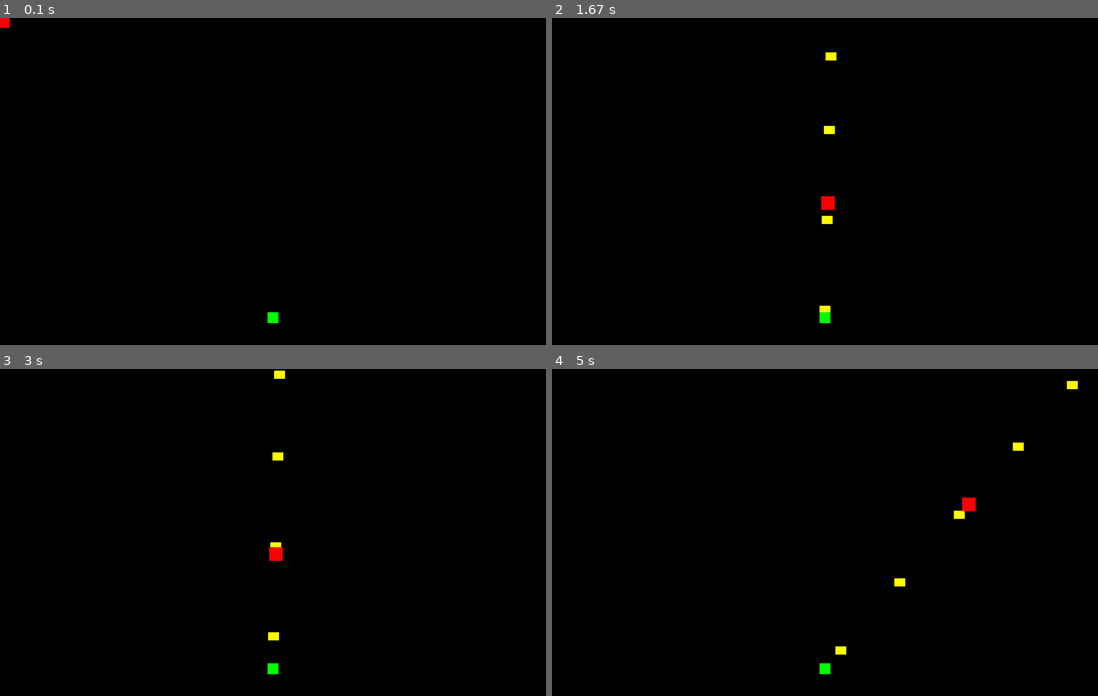
Above: before the commit, frames 1-4 (two rows, left to right).
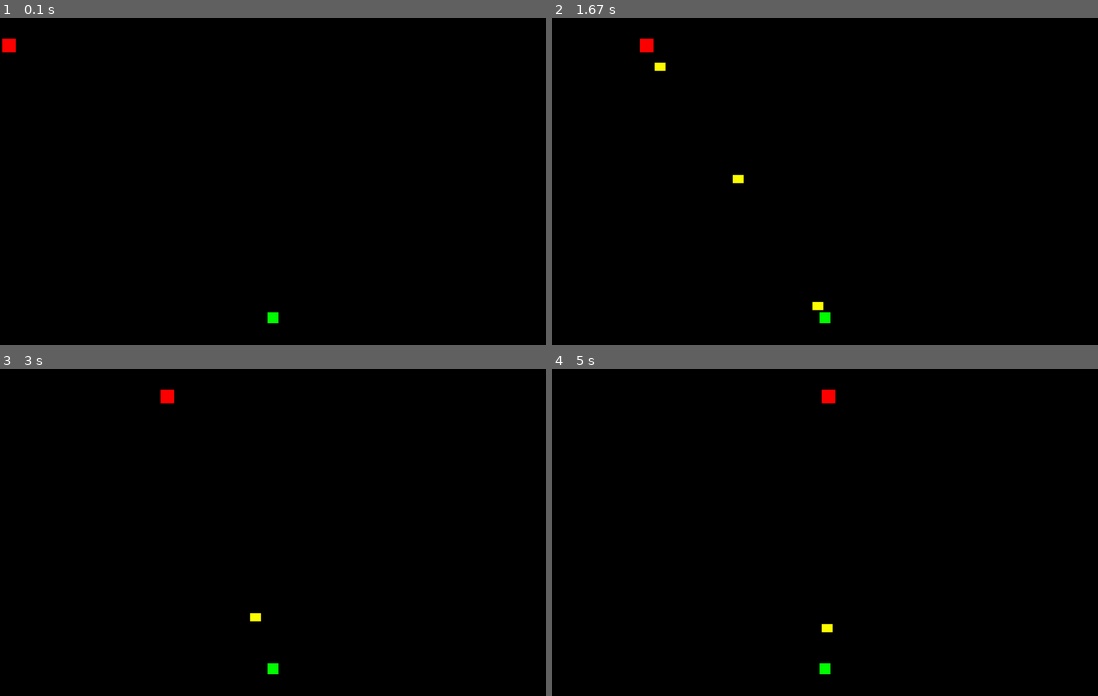
Above: after the commit, the same moments.

Repository: Acaippa/pygame-areal-fighters
Game: pygame game, started from bullet timing test/main.py
Same seed, same stepped clock (60 frames per second), same inputs: the game is played once before the commit and once after it.
Inputs (mouse positions are in pixels of both pictures, inside the frame that each line leads up to):
- Up to frame 1 (0.1 s): no input
- Up to frame 2 (1.67 s): click (825, 201) at 0.88 s
- Up to frame 3 (3 s): no input
- Up to frame 4 (5 s): click (808, 476) at 3.22 s; click (748, 463) at 3.55 s; click (966, 503) at 3.88 s

The runs differ from the first frame. In frame 1, 0.2% of the frame differs, in the area x 0-3%, y 0-11%; in frame 2, 0.6%, in the area x 16-53%, y 6-90%; in frame 3, 0.5%; in frame 4, 0.6%.

Commit message:
Added calculations to make the shooter aim ahead of the enemy.

Diff:
--- a/bullet timing test/main.py
+++ b/bullet timing test/main.py
@@ -1,5 +1,6 @@
 import pygame
 from math import*
+import random
 # Figure out a way to make the enemies predict the offset needed in order to hit fast mobing planes.
 
 class Enemy:
@@ -8,36 +9,42 @@
 	"""
 	def __init__(self):
 		self.display = pygame.display.get_surface() # Get the pygame screen so we can blit to it
-		self.pos = pygame.mouse.get_pos() # Set the initial position of the enemy to be the mouse position
+		self.pos = (10, 50)
 		# Make a red square for the Enemy
 		self.surface = pygame.Surface((25, 25))
 		self.surface.fill("red")
 		# Get the Rect of the surface so we can use it for collisions and size etc.
 		self.rect = self.surface.get_rect()
 
+		self.dt = 0
+
+		self.xVel = 100
+		self.xDir = 1
+
 		self.last_x = 0
 		self.last_y = 0
 
-		self.dt = 0
+		self.length_traveled = 0
 
 	def update(self, dt): # Update its variables and draw
 		self.dt = dt
-		# Move the Enemy with the cursor
-		self.pos = pygame.mouse.get_pos()
 
-		self.get_speed()
+		if self.pos[0] >= self.display.get_width() or self.pos[0] < 0:
+			self.xVel *= -1
+			self.xDir *= -1
+
+		self.last_x, self.last_y = self.pos
+		self.pos = (self.pos[0] + (self.xVel * self.dt), self.pos[1])
+
+		self.length_traveled = sqrt((self.pos[0] - self.last_x)**2 + (self.pos[1] - self.last_y)**2)
+
 		self.draw()
 
 	def draw(self): # Draw the object
 		self.display.blit(self.surface, (self.pos[0] - (self.rect.width // 2), self.pos[1] - (self.rect.height // 2)))
 
 	def get_speed(self): # Return its speed
-		target = pygame.math.Vector2(self.pos[0], self.pos[1])
-		start = pygame.math.Vector2(self.last_x, self.last_y)
-		self.last_x, self.last_y = self.pos
-
-		delta = target - start
-		print(delta)
+		return self.length_traveled * 60 * self.dt
 
 
 class Shooter:
@@ -61,9 +68,13 @@
 		# Angle of the gun
 		self.angle = 0
 
+		self.target_bullet = None
+
+		self.dt = 0
 
 
-	def update(self): # Update its variables and draw
+	def update(self, dt): # Update its variables and draw
+		self.dt = dt
 		if self.shoot_index < self.shoot_delay: # Shoot
 			self.shoot_index += 1
 		else:
@@ -79,14 +90,22 @@
 
 	def update_bullets(self):
 		for bullet in self.bullet_list:
+			self.target_bullet = bullet
 			if bullet.is_out_of_bounds():
 				self.bullet_list.remove(bullet)
 			else:
-				bullet.update()
+				bullet.update(self.dt)
 
 	def get_angle_to_enemy(self): # Get the angle between the enemy and the shooter
 		# Calculate the difference between both the objects axi
-		difference_x = self.enemy.pos[0] - self.pos[0]
+		if self.target_bullet != None:
+			bullet_speed = self.target_bullet.get_speed()
+		else:
+			bullet_speed = 1
+
+		distance = sqrt((self.enemy.pos[0] - self.pos[0])**2 + (self.enemy.pos[1] - self.pos[0])**2)
+
+		difference_x = self.enemy.pos[0] + ((distance / bullet_speed) * self.enemy.get_speed()) * self.enemy.xDir - self.pos[0]
 		difference_y = self.enemy.pos[1] - self.pos[1]
 		# Plug the difference into this function
 		angle = atan2(difference_y, difference_x)
@@ -114,17 +133,20 @@
 		# The angle the bullet will travel at
 		self.angle = angle
 		# The speed at which the bullet will travel at
-		self.speed = 15
+		self.speed = 25
 
 		self.last_x = 0
 		self.last_y = 0
 
-	def update(self): # Update its variables and draw
+	def update(self, dt): # Update its variables and draw
 		# Use Cos and Sin to determine what proportion to move in pixels in otder to move in a cerain angle by inputting the angle in radians
+		self.dt = dt
 		angle_in_radians = radians(self.angle)
+		self.last_x, self.last_y = self.pos
 		self.pos = (self.pos[0] + (self.speed * cos(angle_in_radians)), self.pos[1] + (self.speed * sin(angle_in_radians)))
 
-		self.get_speed()
+		self.length_traveled = distance = sqrt((self.pos[0] - self.last_x)**2 + (self.pos[1] - self.last_y)**2)
+
 		self.draw()
 
 	def draw(self): # Draw the object
@@ -139,12 +161,7 @@
 			return False
 
 	def get_speed(self): # Return its speed
-		target = pygame.math.Vector2(self.pos[0], self.pos[1])
-		start = pygame.math.Vector2(self.last_x, self.last_y)
-		self.last_x, self.last_y = self.pos
-
-		delta = target - start
-		print(delta)
+		return self.length_traveled * 60 * self.dt
 
 
 
@@ -173,10 +190,10 @@
 
 	screen.fill("black") # Reset the screen color
 
-	shooter.update()
+	shooter.update(delta_time)
 	enemy.update(delta_time)
 
 	clock.tick(60)
-	delta_time = pygame.time.get_ticks() - delta_tick
+	delta_time = (pygame.time.get_ticks() - delta_tick) / 1000
 	delta_tick = pygame.time.get_ticks()
 	pygame.display.flip() # Update the display
